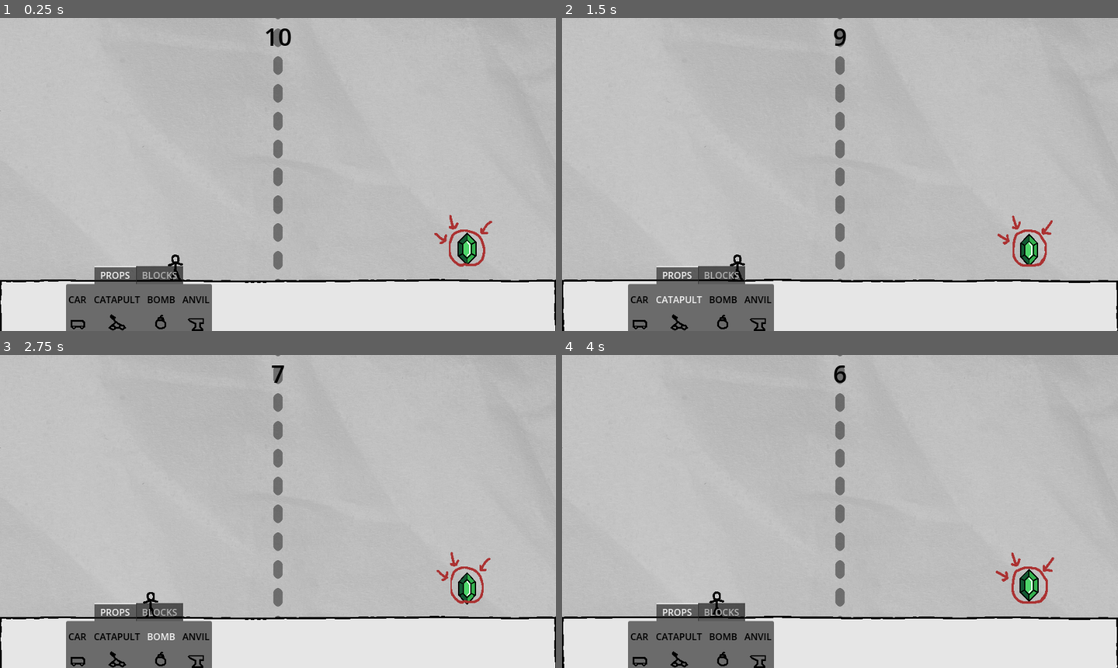
Above: before the commit, frames 1-4 (two rows, left to right).
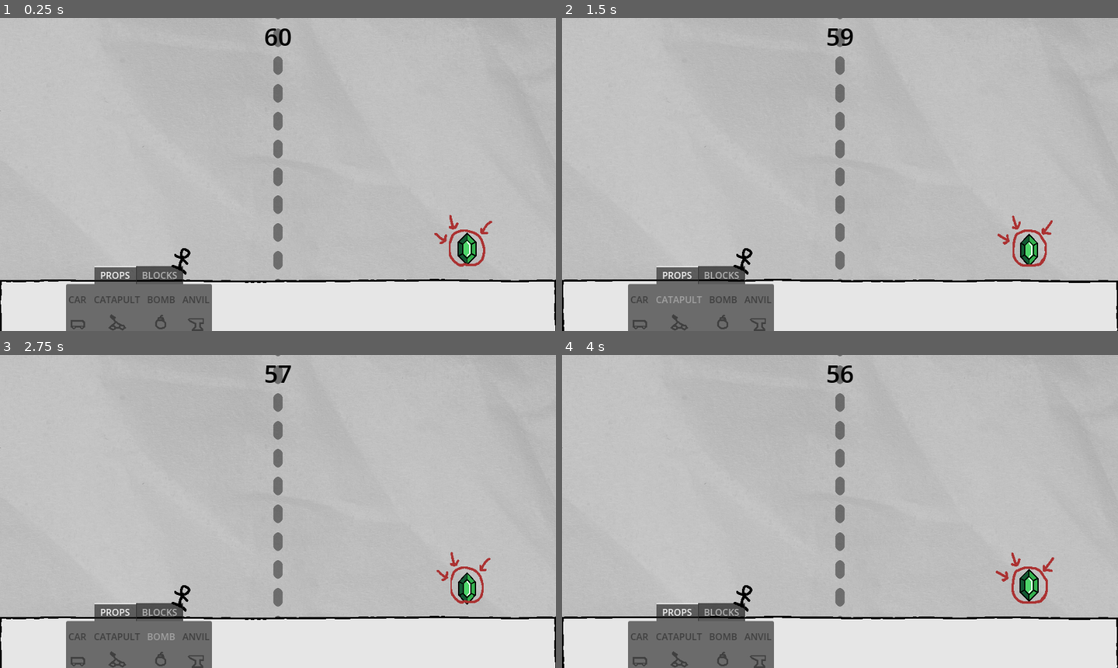
Above: after the commit, the same moments.

Repository: lkett-personal/brutalDoodle
Game: Godot game, scene res://scenes/Debug.tscn
Same seed, same stepped clock (60 frames per second), same inputs: the game is played once before the commit and once after it.
Inputs (mouse positions are in pixels of both pictures, inside the frame that each line leads up to):
- Up to frame 1 (0.25 s): no input
- Up to frame 2 (1.5 s): click "CAR" at 0.5 s; click "CATAPULT" at 1.25 s
- Up to frame 3 (2.75 s): click "BOMB" at 2 s
- Up to frame 4 (4 s): click "ANVIL" at 2.75 s; drag from (840, 373) to (1029, 586) at 3.52 s

The runs differ from the first frame. In frame 1, 0.7% of the frame differs, in the area x 12-50%, y 3-100%; in frame 2, 0.7%; in frame 3, 0.7%; in frame 4, 0.8%, in the area x 12-53%, y 3-100%.

Commit message:
mmm game phase managmennt

Diff:
--- a/scenes/Debug.tscn
+++ b/scenes/Debug.tscn
@@ -46,7 +46,7 @@
 [ext_resource type="Texture2D" uid="uid://bwdfghg7m640r" path="res://textures/ground1.png" id="22_2ic1b"]
 [ext_resource type="Script" uid="uid://g8qschgj2d1o" path="res://scripts/managers/gem.gd" id="43_l1cy0"]
 [ext_resource type="Script" uid="uid://131tro7lwl2n" path="res://scripts/ui/countdown.gd" id="48_5ufao"]
-[ext_resource type="PackedScene" uid="uid://c6fsi0mupiyln" path="res://scenes/UI.tscn" id="48_64jtb"]
+[ext_resource type="PackedScene" uid="uid://c6fsi0mupiyln" path="res://scenes/UILeft.tscn" id="48_64jtb"]
 [ext_resource type="Texture2D" uid="uid://dco08sr374slt" path="res://textures/gem2.png" id="49_l1cy0"]
 [ext_resource type="Texture2D" uid="uid://34qi7nofsb4t" path="res://textures/gem_outline1.png" id="51_f38iv"]
 [ext_resource type="Texture2D" uid="uid://c7lahhsbqennb" path="res://textures/gem_outline2.png" id="52_ka4tf"]
@@ -391,7 +391,7 @@
 grow_vertical = 2
 texture = ExtResource("2_c2xgb")
 
-[node name="Countdown" type="RichTextLabel" parent="Background" unique_id=827958779 node_paths=PackedStringArray("timer")]
+[node name="Countdown" type="RichTextLabel" parent="Background" unique_id=827958779]
 custom_minimum_size = Vector2(64, 64)
 anchors_preset = 5
 anchor_left = 0.5
@@ -406,11 +406,5 @@
 horizontal_alignment = 1
 vertical_alignment = 1
 script = ExtResource("48_5ufao")
-timer = NodePath("Timer")
-
-[node name="Timer" type="Timer" parent="Background/Countdown" unique_id=2085097366]
-wait_time = 10.0
-one_shot = true
-autostart = true
-
-[node name="Palette" parent="." unique_id=442676211 instance=ExtResource("48_64jtb")]
+
+[node name="PaletteLeft" parent="." unique_id=442676211 instance=ExtResource("48_64jtb")]
--- a/scenes/UI.tscn
+++ b/scenes/UILeft.tscn
@@ -11,7 +11,7 @@
 [ext_resource type="PackedScene" uid="uid://b06wmss8pusu3" path="res://scenes/Plank.tscn" id="9_ukj8e"]
 [ext_resource type="PackedScene" uid="uid://dw1rpua5ui8yo" path="res://scenes/Circle.tscn" id="10_w7enk"]
 
-[node name="Palette" type="CanvasLayer" unique_id=442676211]
+[node name="PaletteLeft" type="CanvasLayer" unique_id=442676211]
 
 [node name="TabContainer" type="TabContainer" parent="." unique_id=583961111]
 anchors_preset = -1
--- a/scripts/managers/game_manager.gd
+++ b/scripts/managers/game_manager.gd
@@ -1,10 +1,11 @@
 extends Node
 
-enum Phase { IDLE, BUILD, ATTACK, ROUND_END }
+enum Phase { IDLE, BUILD_DEFENSE, BUILD_ATTACK, SIMULATE, ROUND_END }
 
 var current_phase: Phase = Phase.IDLE
-var build_time := 60.0
-var attack_time := 30.0
+var build_defense_time := 60.0
+var build_attack_time := 60.0
+var simulate_time := 30.0
 var time_remaining := 0.0
 
 signal phase_changed(new_phase: Phase)
@@ -19,32 +20,35 @@
 		_on_timer_expired()
 
 func start_round() -> void:
-	_set_phase(Phase.BUILD)
+	_set_phase(Phase.BUILD_DEFENSE)
 
 func _set_phase(new_phase: Phase) -> void:
 	current_phase = new_phase
 	phase_changed.emit(new_phase)
 	match new_phase:
-		Phase.BUILD:
-			time_remaining = build_time
+		Phase.BUILD_DEFENSE:
+			time_remaining = build_defense_time
 			set_process(true)
-		Phase.ATTACK:
-			time_remaining = attack_time
+		Phase.BUILD_ATTACK:
+			time_remaining = build_attack_time
 			set_process(true)
-		Phase.ROUND_END:
-			set_process(false)
-		Phase.IDLE:
+		Phase.SIMULATE:
+			time_remaining = simulate_time
+			set_process(true)
+		Phase.ROUND_END, Phase.IDLE:
 			set_process(false)
 
 func _on_timer_expired() -> void:
 	match current_phase:
-		Phase.BUILD:
-			_set_phase(Phase.ATTACK)
-		Phase.ATTACK:
+		Phase.BUILD_DEFENSE:
+			_set_phase(Phase.BUILD_ATTACK)
+		Phase.BUILD_ATTACK:
+			_set_phase(Phase.SIMULATE)
+		Phase.SIMULATE:
 			_end_round(false)
 
 func gem_reached() -> void:
-	if current_phase == Phase.ATTACK:
+	if current_phase == Phase.SIMULATE:
 		_end_round(true)
 
 func _end_round(infiltrator_won: bool) -> void:
--- a/scripts/players/player.gd
+++ b/scripts/players/player.gd
@@ -7,7 +7,16 @@
 @export var sprite : AnimatedSprite2D
 var gravity = ProjectSettings.get_setting("physics/2d/default_gravity")
 
+func _ready() -> void:
+	GameManager.phase_changed.connect(_on_phase_changed)
+
+func _on_phase_changed(new_phase: GameManager.Phase) -> void:
+	set_process_input(new_phase == GameManager.Phase.SIMULATE)
+
 func _physics_process(delta):
+	if GameManager.current_phase != GameManager.Phase.SIMULATE:
+		return
+
 	if not is_on_floor():
 		velocity.y += gravity * delta
 	if Input.is_action_just_pressed("jump") and is_on_floor():
--- a/scripts/ui/countdown.gd
+++ b/scripts/ui/countdown.gd
@@ -1,9 +1,7 @@
 extends RichTextLabel
 
-@export var timer : Timer
+func _ready() -> void:
+	GameManager.start_round()
 
 func _physics_process(_delta: float) -> void:
-	text = str(roundi(timer.time_left))
-
-	#if timer.time_left <= 0:
-		#pass
+		text = str(roundi(GameManager.time_remaining))
--- a/scripts/ui/palette_item.gd
+++ b/scripts/ui/palette_item.gd
@@ -11,13 +11,19 @@
 	self.text = display_name
 	if icon_texture:
 		self.icon = icon_texture
+	GameManager.phase_changed.connect(_on_phase_changed)
+	_on_phase_changed(GameManager.current_phase)
+
+func _on_phase_changed(phase: GameManager.Phase) -> void:
+	self.modulate = Color(1, 1, 1, 1) if phase == GameManager.Phase.BUILD_ATTACK else Color(1, 1, 1, 0.4)
 
 func _gui_input(event: InputEvent) -> void:
+	if GameManager.current_phase != GameManager.Phase.BUILD_ATTACK:
+		return
 	if not event is InputEventMouseButton:
 		return
 	if event.button_index != MOUSE_BUTTON_LEFT:
 		return
-
 	if event.pressed:
 		_dragging = true
 		_spawn_preview()
